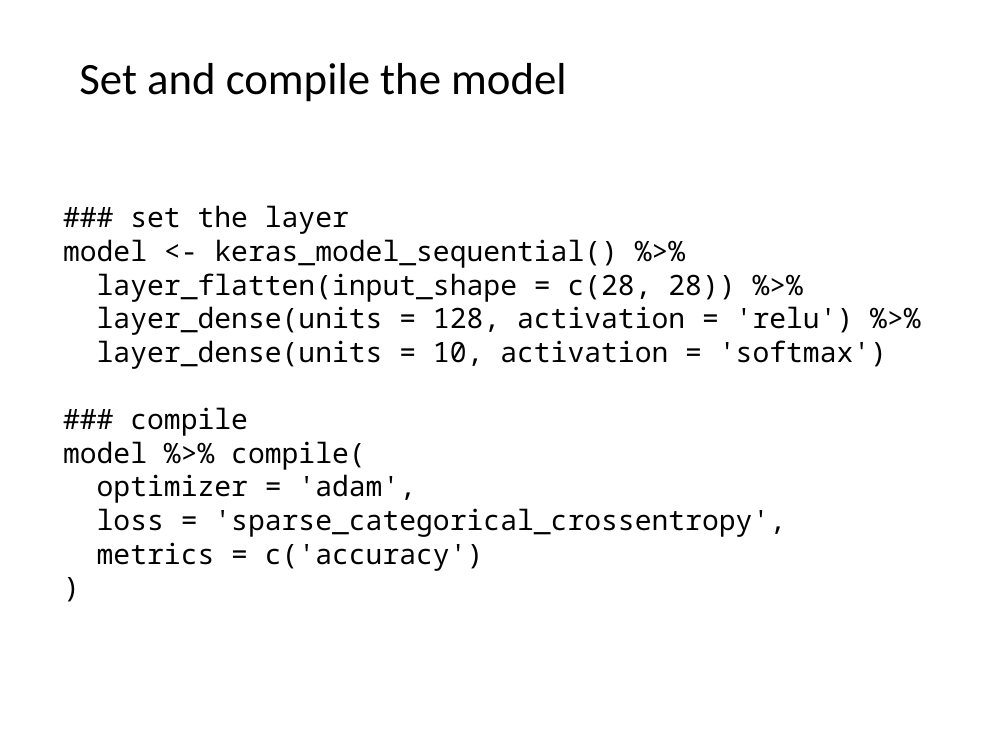
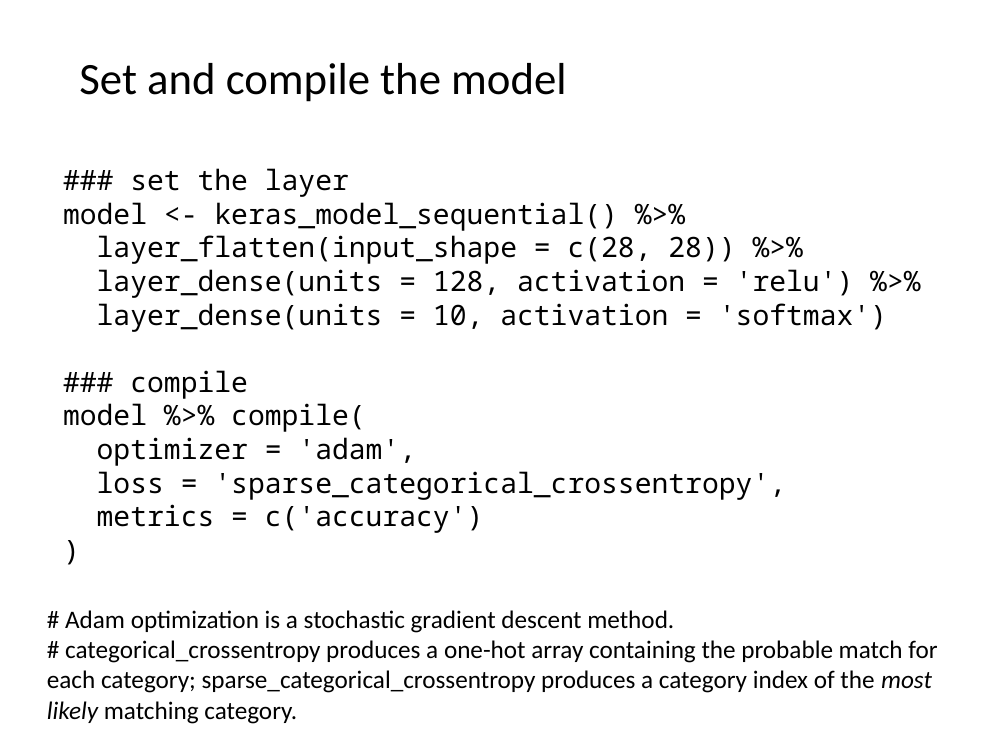
Before and after one commit to liu3zhenlab/teaching, a slide deck: slide 13 of PLPTH813Bioinformatis/2021/labs/lab12_DL.pptx. Drawn at 1008x756 pixels with LibreOffice and Linux fonts; fonts in the diff are those of the drawing. Boxes give left, top, right and bottom in pixels: in the first picture for what was removed or moved away, otherwise in the second. Text is boxed around its words. In the diff, an @@ line names an element or a change of style, - is before the commit and + after.

```diff
--- a/PLPTH813Bioinformatis/2021/labs/lab12_DL.pptx
+++ b/PLPTH813Bioinformatis/2021/labs/lab12_DL.pptx
@@ text "### set the layer": place and size @@
-text "### set the layer" at <box>63,205,887,571</box>
+text "### set the layer" at <box>63,168,887,533</box>
@@ text added at <box>47,610,937,724</box>, 18 pt, text #000000 @@
+# Adam optimization is a stochastic gradient descent method.
+# categorical_crossentropy produces a one-hot array containing the probable match for each category; sparse_categorical_crossentropy produces a category index of the most likely matching category.
```
Also in this commit, not shown: 3 other slides changed, 2 other files.
